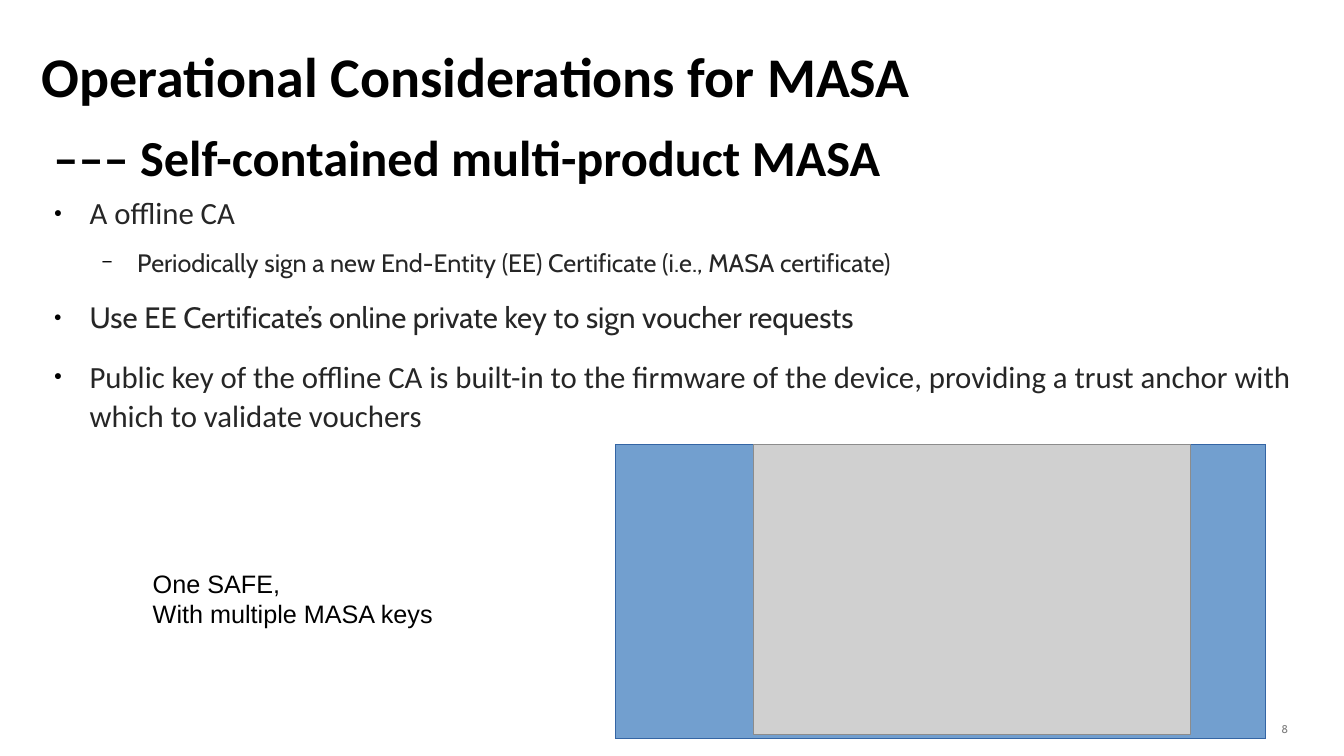
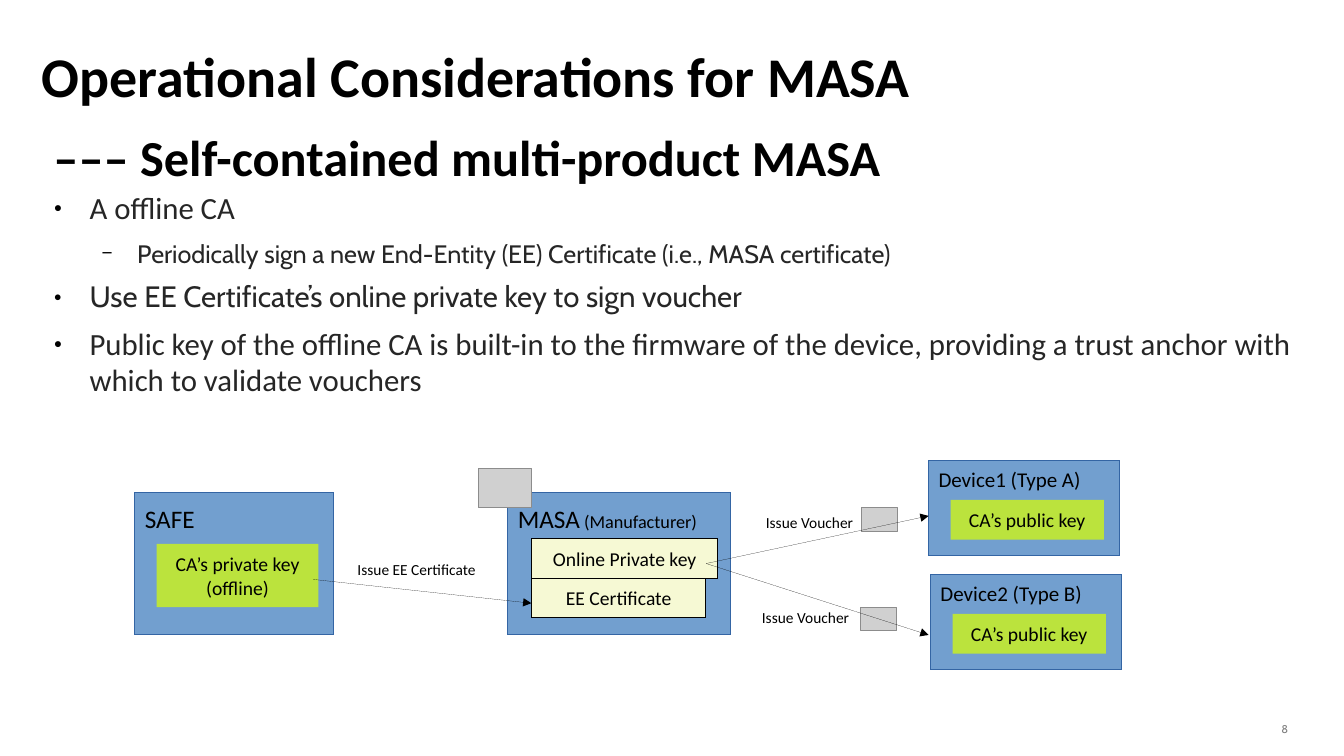
Before and after one commit to mcr/masa-operational-considerations, a slide deck: slide 8 of presentations/slides-anima-ietf107-masa-considerations.odp. Drawn at 1344x756 pixels with LibreOffice and Linux fonts; fonts in the diff are those of the drawing; grey boxes stand for pictures. Boxes give left, top, right and bottom in pixels: in the first picture for what was removed or moved away, otherwise in the second. Text is boxed around its words. In the diff, an @@ line names an element or a change of style, - is before the commit and + after.

```diff
--- a/presentations/slides-anima-ietf107-masa-considerations.odp
+++ b/presentations/slides-anima-ietf107-masa-considerations.odp
@@ text at bbox=[90, 198, 1290, 392]: line spacing 1.07 to 0.97; less space between paragraphs @@
@@ text at bbox=[90, 285, 742, 314]: text changed @@
-● Use EE Certificate’s online private key to sign voucher requests
+● Use EE Certificate’s online private key to sign voucher
@@ rectangle removed at bbox=[615, 445, 1266, 738] @@
@@ picture added at bbox=[478, 469, 531, 508] @@
@@ rectangle added at bbox=[929, 461, 1119, 556], fill #729FCF, outline #3465A4 0 pt, 15 pt, text #000000 @@
+Device1 (Type A)
@@ rectangle added at bbox=[135, 492, 334, 635], fill #729FCF, outline #3465A4 0 pt, 18 pt, text #000000 @@
+SAFE
@@ rectangle added at bbox=[508, 492, 730, 635], fill #729FCF, outline #3465A4 0 pt, 13 pt, text #000000 @@
+MASA (Manufacturer)
@@ picture added at bbox=[861, 508, 897, 532] @@
@@ rectangle added at bbox=[951, 500, 1104, 539], fill #BBE33D, 14 pt, text #000000 @@
+CA’s public key
@@ rectangle added at bbox=[531, 538, 718, 578], fill #F6F9D4, outline #000000 0 pt, 14 pt, text #000000 @@
+Online Private key
@@ arrow added from (706, 564) to (929, 516), #000000 0 pt @@
@@ text added at bbox=[766, 517, 853, 533], 11 pt, text #000000 @@
+Issue Voucher
@@ rectangle added at bbox=[156, 544, 318, 608], fill #BBE33D, 14 pt, text #000000 @@
+CA’s private key
+(offline)
@@ text added at bbox=[357, 564, 475, 575], 11 pt, text #000000 @@
+Issue EE Certificate
@@ arrow added from (706, 564) to (929, 635), #000000 0 pt @@
@@ text removed at bbox=[153, 575, 433, 629] @@
-One SAFE,
-With multiple MASA keys
@@ arrow added from (314, 580) to (531, 603), #000000 0 pt @@
@@ rectangle added at bbox=[531, 579, 706, 618], fill #F6F9D4, outline #000000 0 pt, 14 pt, text #000000 @@
+EE Certificate
@@ rectangle added at bbox=[931, 575, 1121, 669], fill #729FCF, outline #3465A4 0 pt, 15 pt, text #000000 @@
+Device2 (Type B)
@@ text added at bbox=[762, 612, 849, 623], 11 pt, text #000000 @@
+Issue Voucher
@@ picture: place and size @@
-picture at bbox=[754, 445, 1191, 735]
+picture at bbox=[861, 607, 897, 631]
@@ rectangle added at bbox=[953, 614, 1106, 653], fill #BBE33D, 14 pt, text #000000 @@
+CA’s public key
```
Also in this commit, not shown: 8 other slides changed, 1 other file.
